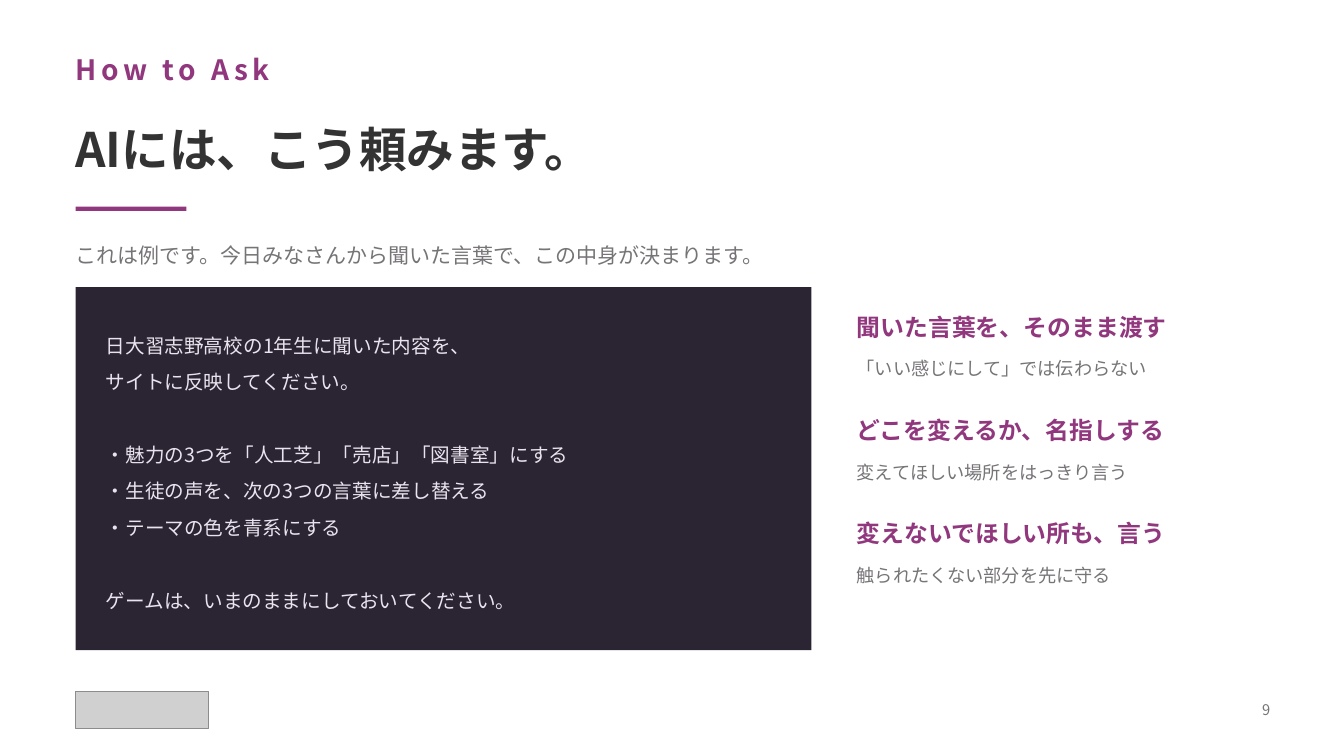
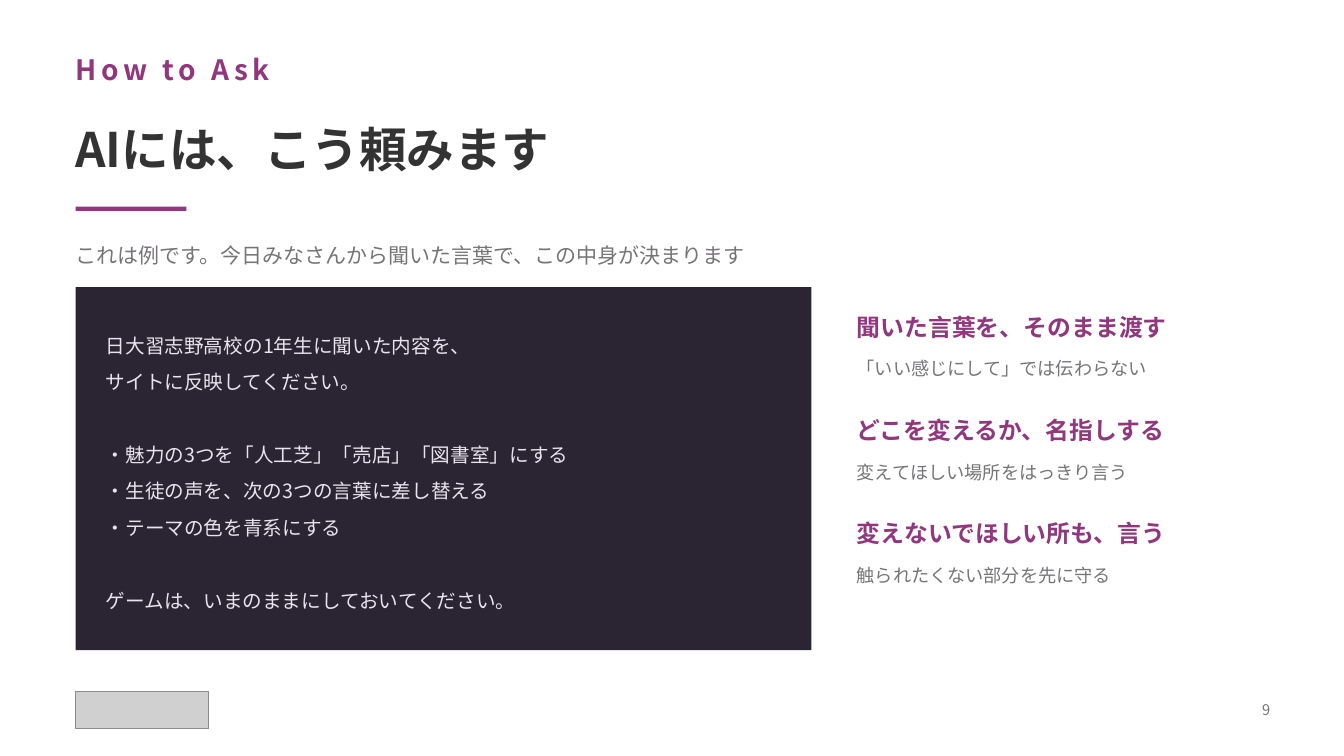
Before and after one commit to yutakaJssst/narashino-visit-2, a slide deck: slide 9 of slides/nichinara20260908.pptx. Drawn at 1344x756 pixels with LibreOffice and Linux fonts; fonts in the diff are those of the drawing; grey boxes stand for pictures. Boxes give left, top, right and bottom in pixels: in the first picture for what was removed or moved away, otherwise in the second. Text is boxed around its words. In the diff, an @@ line names an element or a change of style, - is before the commit and + after.

```diff
--- a/slides/nichinara20260908.pptx
+++ b/slides/nichinara20260908.pptx
@@ text at [76, 126, 550, 172]: text changed @@
-AIには、こう頼みます。
+AIには、こう頼みます
@@ text at [76, 245, 745, 265]: text changed @@
-これは例です。今日みなさんから聞いた言葉で、この中身が決まります。
+これは例です。今日みなさんから聞いた言葉で、この中身が決まります
```
Also in this commit, not shown: 15 other slides changed, 2 other files.
